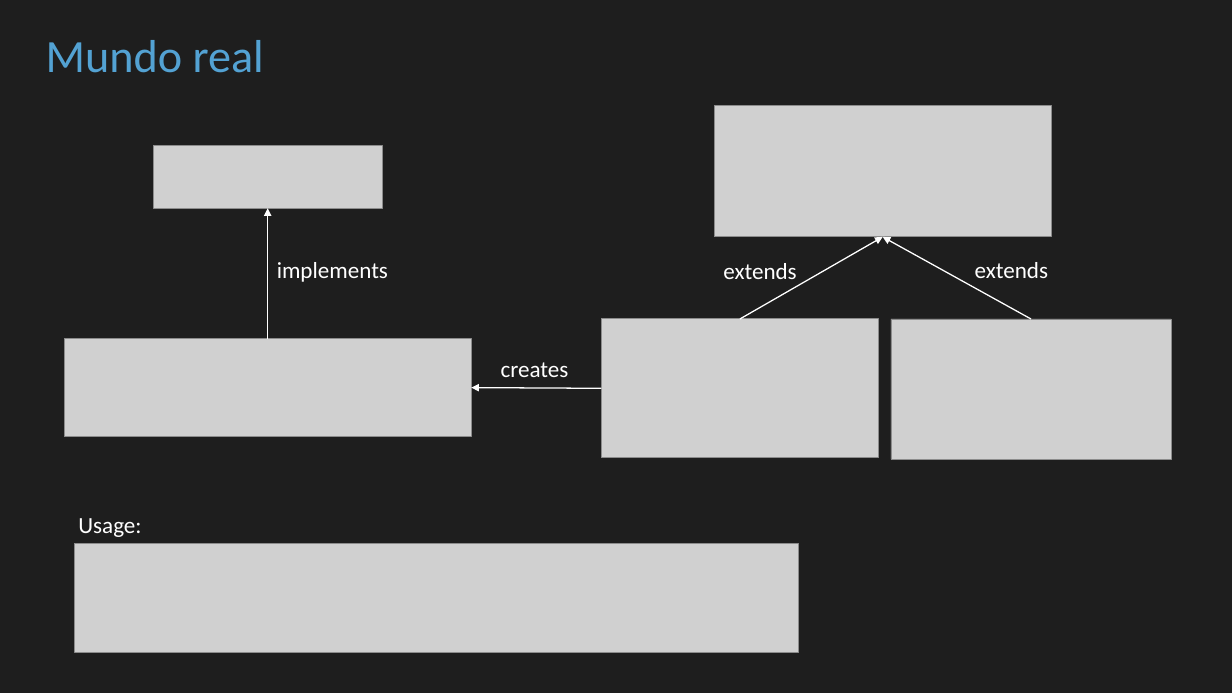
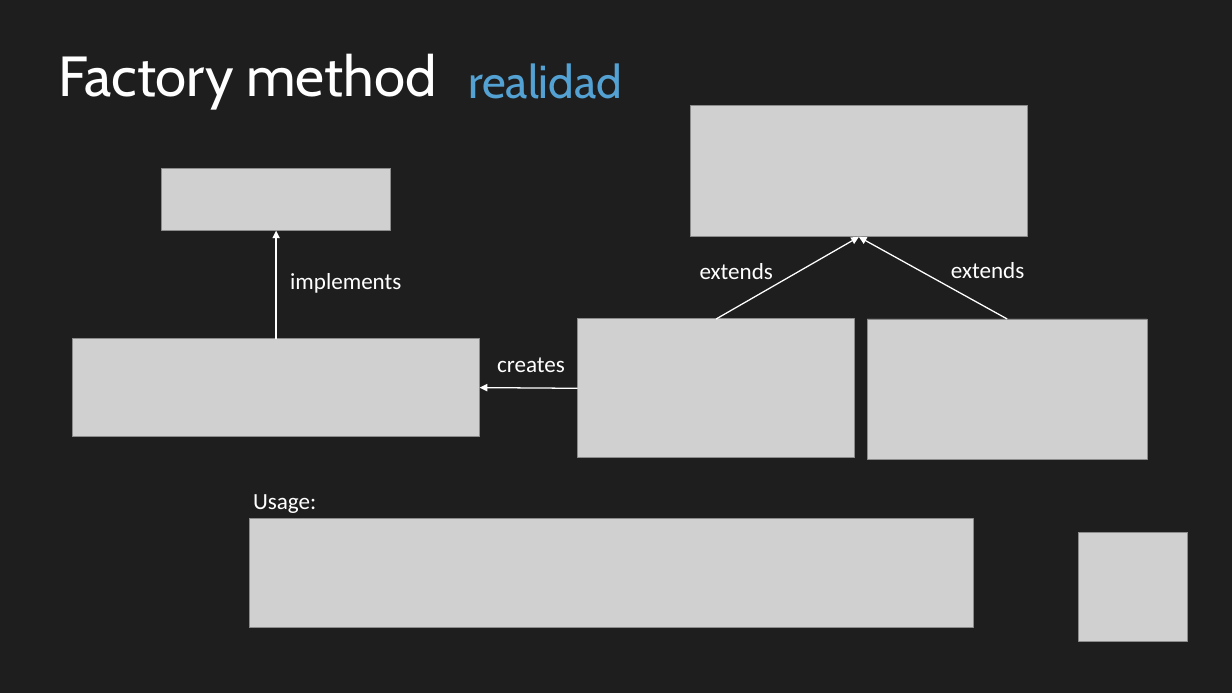
Before and after one commit to cbastos/jsdaycan2019-typescript-patterns, a slide deck: slide 7 of slides/Patrones de diseño con Typescript en el mundo real.pptx (slide 8 before the commit). Drawn at 1232x693 pixels with LibreOffice and Linux fonts; fonts in the diff are those of the drawing; grey boxes stand for pictures. Boxes give left, top, right and bottom in pixels: in the first picture for what was removed or moved away, otherwise in the second. Text is boxed around its words. In the diff, an @@ line names an element or a change of style, - is before the commit and + after.

```diff
--- a/slides/Patrones de diseño con Typescript en el mundo real.pptx
+++ b/slides/Patrones de diseño con Typescript en el mundo real.pptx
@@ text removed at [46, 40, 264, 73] @@
-Mundo real
@@ text added at [58, 53, 436, 109], 44 pt, text #FFFFFF @@
+Factory method
@@ text added at [468, 63, 622, 99], 36 pt, text #53A2D3 @@
+realidad
@@ picture: place and size @@
-picture at [153, 146, 383, 209]
+picture at [162, 168, 391, 231]
@@ arrow moved from (268, 338) - (268, 208) to (276, 338) - (276, 231) @@
@@ 3 pictures, 2 texts, 2 arrows: place and size @@
-3 pictures, 2 texts, 2 arrows at [602, 105, 1171, 459]
+3 pictures, 2 texts, 2 arrows at [578, 105, 1148, 459]
@@ text "implements": place and size @@
-text "implements" at [277, 262, 388, 282]
+text "implements" at [290, 273, 401, 293]
@@ picture: place and size @@
-picture at [64, 338, 471, 436]
+picture at [73, 338, 481, 436]
@@ text "creates": place and size @@
-text "creates" at [501, 362, 569, 377]
+text "creates" at [497, 357, 565, 372]
@@ arrow moved from (602, 388) - (471, 388) to (578, 388) - (480, 388) @@
@@ text "Usage:": place and size @@
-text "Usage:" at [78, 518, 141, 537]
+text "Usage:" at [253, 494, 316, 513]
@@ picture: place and size @@
-picture at [75, 543, 799, 653]
+picture at [250, 519, 973, 628]
@@ picture added at [1080, 532, 1189, 641] @@
```
Also in this commit, not shown: 27 other slides changed, 5 slides added, 21 slides removed.
